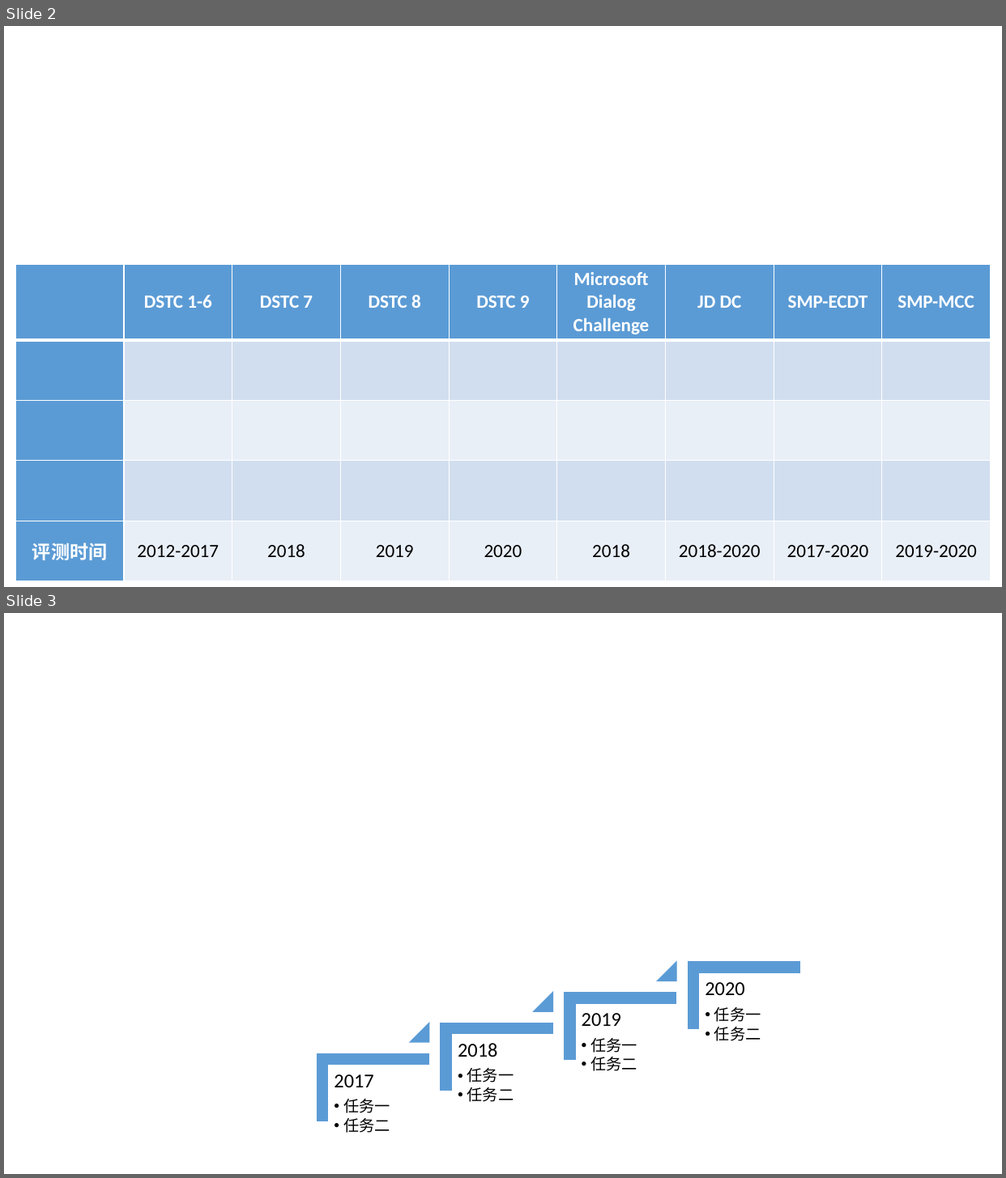
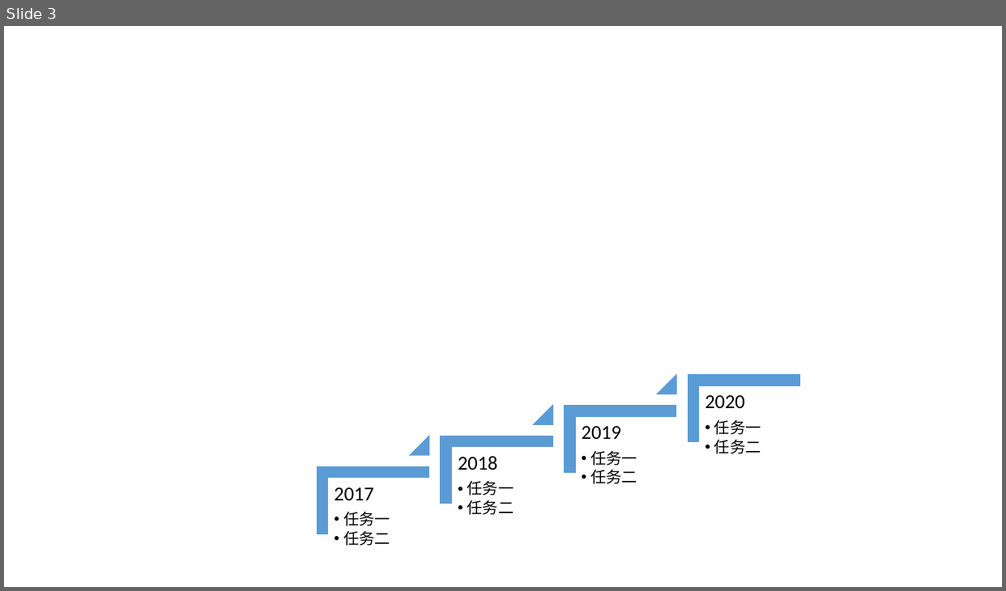
Before and after one commit to iseesaw/DialogueChallenge-Tutorial, a slide deck: test.pptx. Shown one above the other, each under a label of ours: slides 2 and 3 before the commit, slide 3 after it. The pictures are 1006x1178 and 1006x591 pixels, drawn with LibreOffice and Linux fonts; fonts in the diff are those of the drawing. Boxes give left, top, right and bottom in pixels: in the first picture for what was removed or moved away, otherwise in the second. Text is boxed around its words. In the diff, an @@ line names an element or a change of style, - is before the commit and + after.

```diff
--- a/test.pptx
+++ b/test.pptx
@@ slide 2 removed at box(4, 26, 1002, 587), background #FFFFFF @@
@@ table removed at box(16, 264, 993, 580), 5 rows, 9 columns @@
- | DSTC 1-6 | DSTC 7 | DSTC 8 | DSTC 9 | Microsoft Dialog Challenge | JD DC | SMP-ECDT | SMP-MCC
- |  |  |  |  |  |  |  | 
- |  |  |  |  |  |  |  | 
- |  |  |  |  |  |  |  | 
-评测时间 | 2012-2017 | 2018 | 2019 | 2020 | 2018 | 2018-2020 | 2017-2020 | 2019-2020
```
Also in this commit, not shown: 2 slides added.
